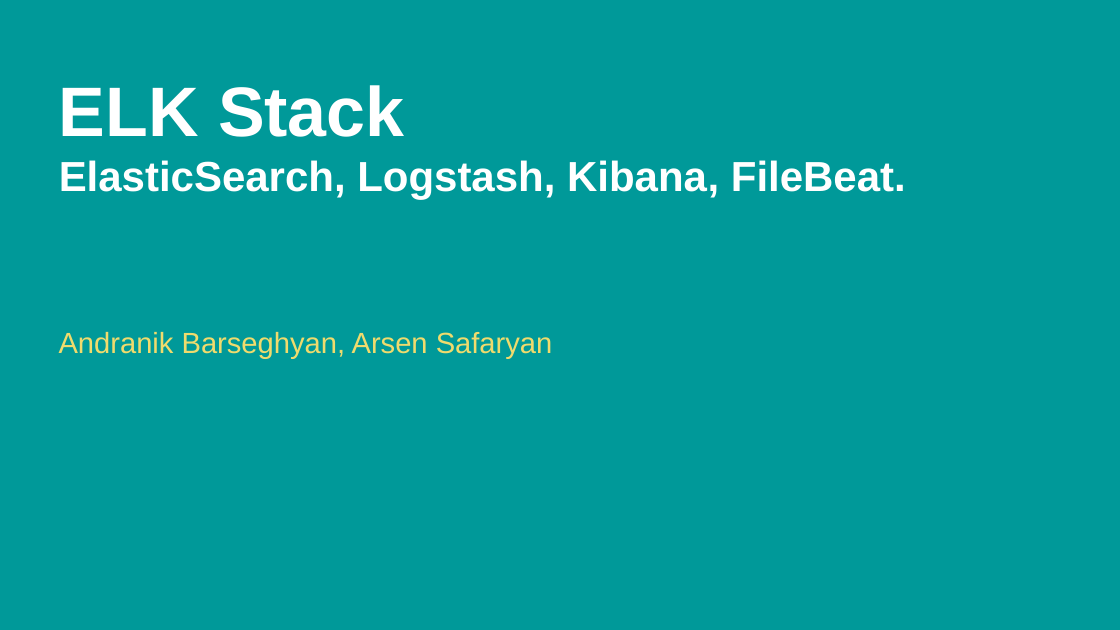
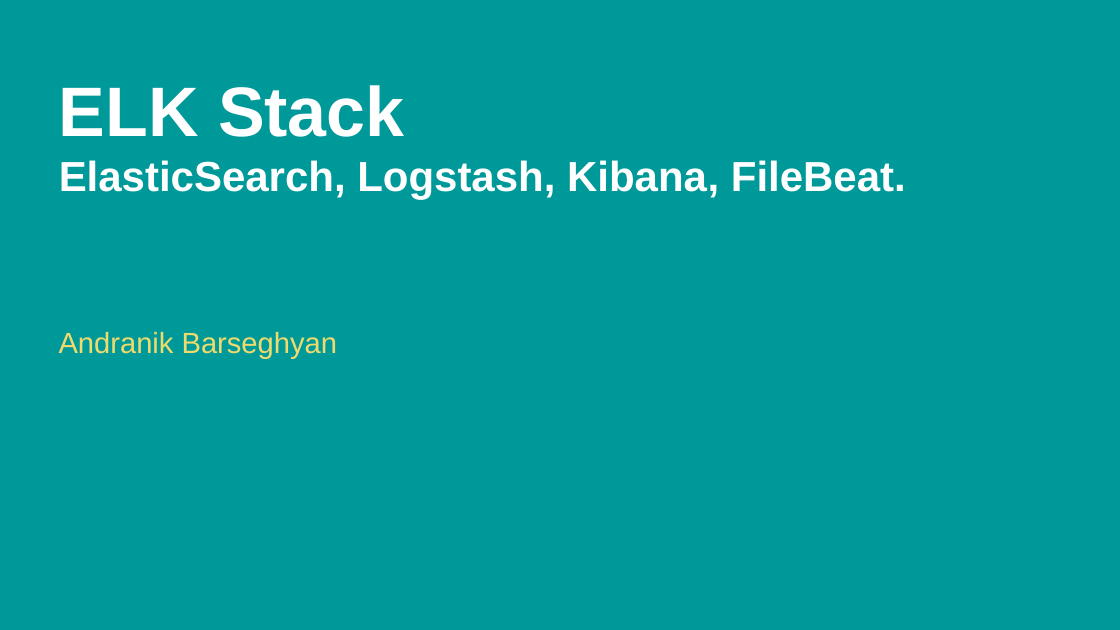
Before and after one commit to nikbarseghyan/Presentation, a slide deck: slide 1 of ELK Stack.pptx. Drawn at 1120x630 pixels with LibreOffice and Linux fonts; fonts in the diff are those of the drawing; background and template pictures are left out. Boxes give left, top, right and bottom in pixels: in the first picture for what was removed or moved away, otherwise in the second. Text is boxed around its words. In the diff, an @@ line names an element or a change of style, - is before the commit and + after.

Commit message:
ElasticSearch, Logstash, Kibana

```diff
--- a/ELK Stack.pptx
+++ b/ELK Stack.pptx
@@ text at (59,332,337,359): text changed @@
-Andranik Barseghyan, Arsen Safaryan
+Andranik Barseghyan
```
